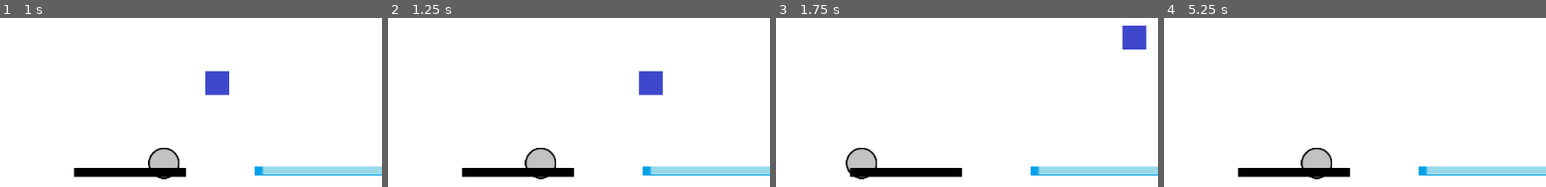
Above: before the commit, frames 1-4 (left to right).
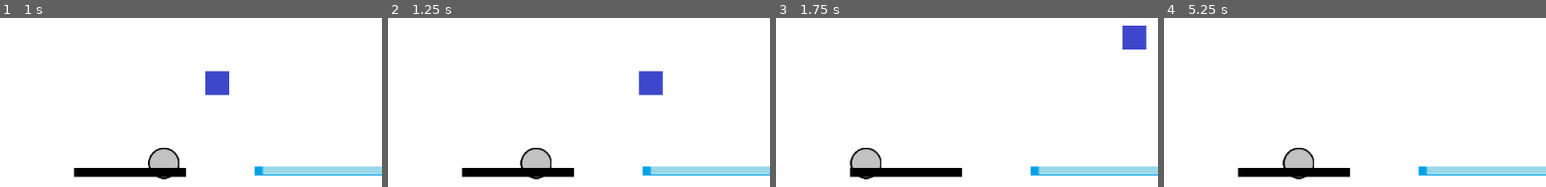
Above: after the commit, the same moments.

Repository: Darkstick/Jumper
Game: Godot game, scene res://Scenes/Levels/testMap.tscn
Two runs of this game, one before a commit and one after it. Both use one fixed random seed, a clock stepped at 60 frames per second and the inputs below. This scene is started directly instead of the project's main scene.
Inputs:
- Up to frame 1 (1 s): hold Right (right) from 0.53 s (still down); tap Up (up) at 0.6, 0.77 s
- Up to frame 2 (1.25 s): keep holding Right (right); tap Up (up) at 1.07 s
- Up to frame 3 (1.75 s): keep holding Right (right); tap Up (up) at 1.35, 1.52 s
- Up to frame 4 (5.25 s): tap Up (up) at 1.82, 2.1, 2.85, 3.02, 3.32, 3.6, 3.77, 4.07, 4.35, 4.52, 4.82, 5.1 s; release Right (right) at 2.03 s; hold Left (left) 2.03-2.78 s; hold Right (right) 2.78-4.28 s; tap R (reset) at 4.15 s; hold Left (left) 4.28-5.03 s; hold Right (right) from 5.03 s (still down)
The pictures show only the part of the screen within x 30-80%, y 18-68%; the shares and areas given below are measured in that part.

Frame 1 is identical in both runs. In frame 2, 0.5% of the frame differs, in the area x 34-44%, y 76-96%; in frame 3, 0.5%; in frame 4, 1.3%, in the area x 31-44%, y 76-96%.

Commit message:
obstacles integrated in level generation

Diff:
--- a/Scenes/Creatures/obstacle.tscn
+++ b/Scenes/Creatures/obstacle.tscn
@@ -16,9 +16,9 @@
 polygon = PoolVector2Array( -8.48413, -19.325, 3.71733, -27.3601, 12.1733, -28.4442, 12.1733, 28.3629, 1.11548, 25.9778, -8.20781, 20.5573, -8.26899, 12.5167, -8.48413, -0.176948, -8.69928, -8.99794 )
 
 [node name="RayLeft" type="RayCast2D" parent="."]
-position = Vector2( 32, 0 )
+position = Vector2( 34.2857, 0 )
 enabled = true
 
 [node name="RayRight" type="RayCast2D" parent="."]
-position = Vector2( -32, 0 )
+position = Vector2( -34.2857, 0 )
 enabled = true
--- a/Scripts/Objects/basicPlatform.gd
+++ b/Scripts/Objects/basicPlatform.gd
@@ -3,6 +3,7 @@
 export var is_static = false
 var rng = RandomNumberGenerator.new()
 var exit = preload("res://Scenes/Objects/exitDoor.tscn")
+var obs = preload("res://Scenes/Creatures/obstacle.tscn")
 
 func _ready():
 	if is_static == false:
@@ -11,11 +12,16 @@
 		$Sprite.scale *= Vector2(random,1)
 		$Collision.scale *= Vector2(random, 1)
 
-func appear():
+func spawn_exit():
 	var door = exit.instance()
 	door.position.y -= 65
 	add_child(door)
 
+func spawn_obstacle():
+	var obstacle = obs.instance()
+	obstacle.position.y -= 20
+	add_child(obstacle)
+
 func contact(object):
 	object.friction = 0.2
 	object.acceleration = 0.25
--- a/Scripts/main.gd
+++ b/Scripts/main.gd
@@ -43,10 +43,13 @@
 		var platform = null
 		if i == platformNum - 1:
 			platform = basicPlatform.instance()
-			platform.appear()
+			platform.spawn_exit()
 		else:
 			if(type >= 9):
 				platform = icyPlatform.instance()
+			elif(type == 8):
+				platform = basicPlatform.instance()
+				platform.spawn_obstacle()
 			else:
 				platform = basicPlatform.instance()
 
